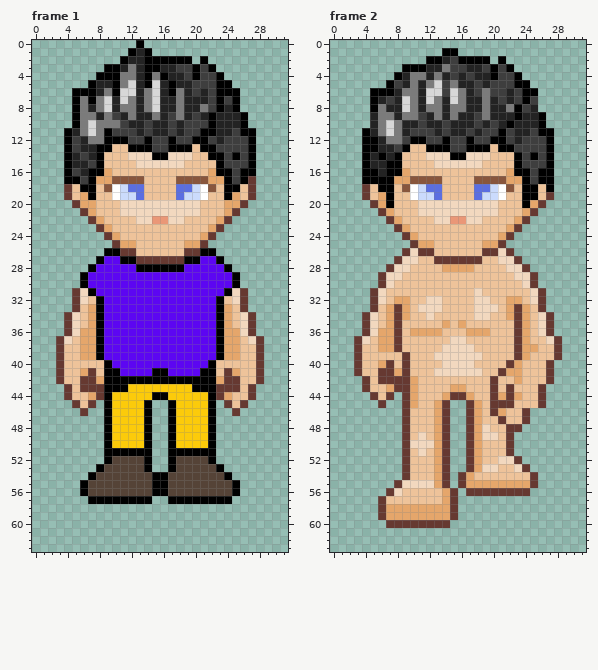
Two versions of one pixel-art file, Mohanjo daro/Assets/Art/Player/IndraMovement/Basic Character Indra movement.aseprite. Above, as it was before the edit.
32x64 pixels, 16 frames. Shown: frame 1, frame 2. The commit also changed other frames, which this record leaves out.
The same view after the edit:
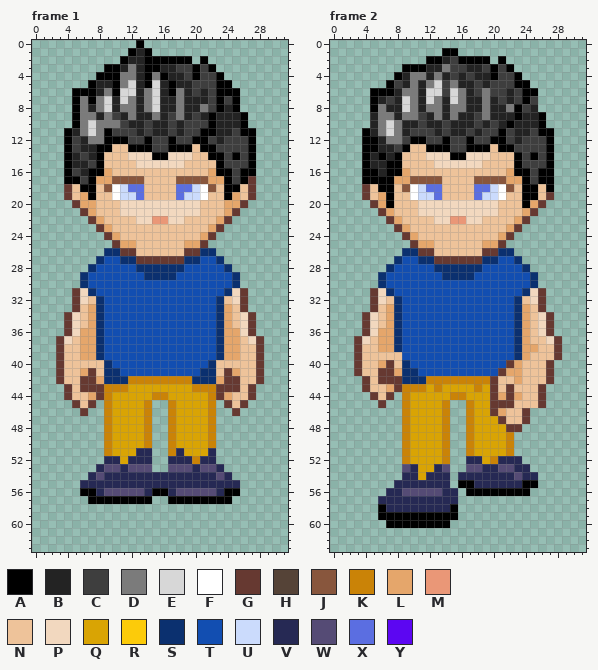
Palette (. is transparent): A #000000  B #232323  C #3e3e3e  D #7b7b7b  E #d7d7d7  F #ffffff  G #663931  H #554337  J #88563d  K #ca8307  L #e5a66b  M #ea9777  N #eec39a  P #f2d8bf  Q #d9a404  R #fccb0a  S #0b306f  T #124eb1  U #cbdbfc  V #262954  W #554b75  X #5b6ee1  Y #5c06f2
Change:
Changed rows in their new state; - is an unchanged pixel.
Frame 1, layer "Cloths 1":
first column x 6:
26 ---SS----------SS---
27 --STTSS------SSTTS--
28 -STTTTTSSSSSSTTTTTS-
29 STTTTTTTSSSSTTTTTTTS
30 STTTTTTTTTTTTTTTTTTS
31 -STTTTTTTTTTTTTTTTS-
32 --STTTTTTTTTTTTTTS--
33 --STTTTTTTTTTTTTTS--
34 --STTTTTTTTTTTTTTS--
35 --STTTTTTTTTTTTTTS--
36 --STTTTTTTTTTTTTTS--
37 --STTTTTTTTTTTTTTS--
38 --STTTTTTTTTTTTTTS--
39 --STTTTTTTTTTTTTTS--
40 ---STTTTTTTTTTTTS---
41 ---SSTTTTTTTTTTSS---
42 ---SSSKKKKKKKKSSS---
43 ---KKKQQQQQQQQKKK---
44 ---KQQQQQKKQQQQQK---
45 ---KQQQQK--KQQQQK---
46 ---KQQQQK--KQQQQK---
47 ---KQQQQK--KQQQQK---
48 ---KQQQQK--KQQQQK---
49 ---KQQQQK--KQQQQK---
50 ---KQQQQK--KQQQQK---
51 ---KQQQVV--KVQQQV---
52 ---VVQVVV--VVVKVV---
53 --VWWVWWW--WWWVWWV--
54 -VWVVVVVVVVVVVVVVWV-
55 VVVVVVVVVVVVVVVVVVVV
56 -AVWWWWWV--VWWWWWVA-
Frame 2, layer "Cloths 1":
first column x 6:
26 ---SS----------SS---
27 --STTSS------SSTTS--
28 -STTTTTSSSSSSTTTTTS-
29 STTTTTTTSSSSTTTTTTTS
30 STTTTTTTTTTTTTTTTTTS
31 -STTTTTTTTTTTTTTTTS-
32 --STTTTTTTTTTTTTTS--
33 --STTTTTTTTTTTTTTS--
34 --STTTTTTTTTTTTTTS--
35 --STTTTTTTTTTTTTTS--
36 --STTTTTTTTTTTTTTS--
37 --STTTTTTTTTTTTTTS--
38 --STTTTTTTTTTTTTTS--
39 ---TTTTTTTTTTTTTTS--
40 ---STTTTTTTTTTTT----
41 ---SSTTTTTTTTTT-----
42 ---SSSKKKKKKKK------
43 ---KKKQKQQQQKQ------
44 ---KQQQQQKKQQQ------
45 ---KQQQQK--KQQ------
46 ---KQQQQK--KQQ------
47 ---KQQQQK--KQQQ-----
48 ---KQQQQK--KQQQQ----
49 ---KQQQQK--KQQQQK---
50 ---KQQQQK--KQQQQK---
51 ---KQQQQK--KQQQQK---
52 ---KQQQQK--VVQKVVV--
53 ---WVQQVW--WWVVWWVV-
54 ---VVQVVV-VVVVVVVWVV
55 --VVVVVVV-AAVVVVVVAA
56 -VVWWWWWVV-AAAAAAAA-
57 VVVVVVVVVV----------
58 AVVVVVVVVA----------
59 AAAAAAAAAA----------
60 -AAAAAAAA-----------
Where, in picture pixels (left, top, right, bottom), the same in both pictures:
changed: (80, 248, 240, 496)
changed: (378, 248, 538, 528)
